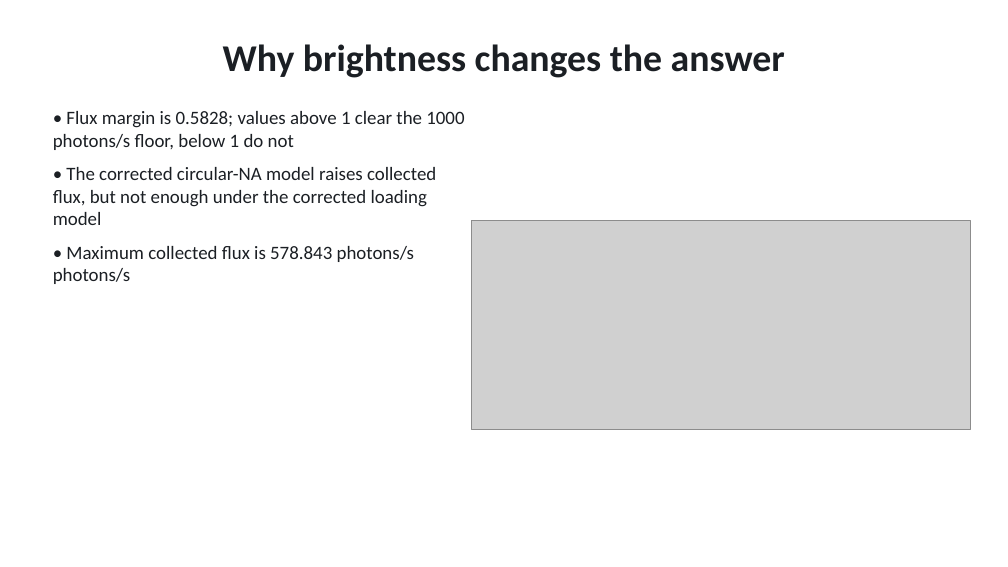
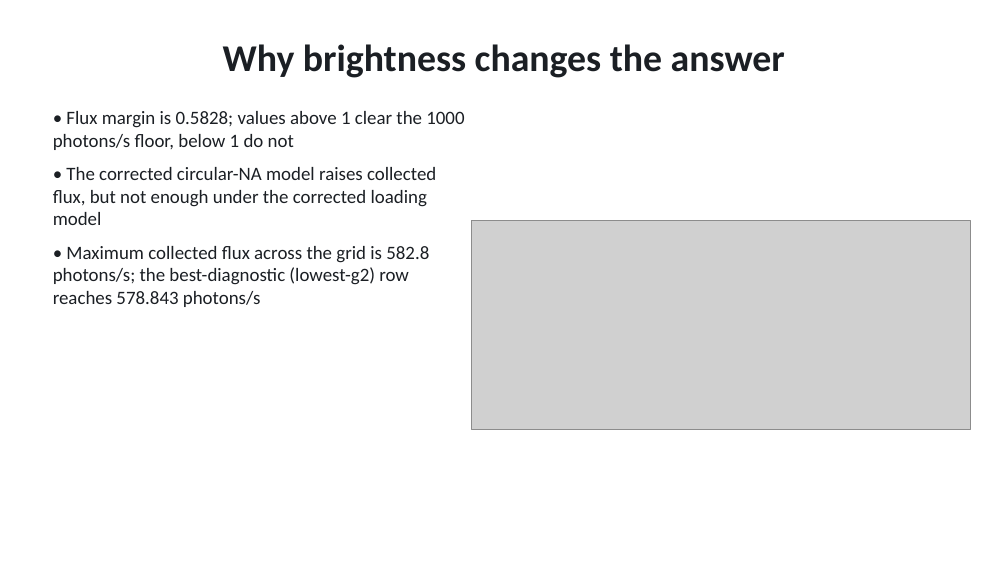
Before and after one commit to Alpharceus/qd-photon-sim, a slide deck: slide 15 of out/presentation/qd_edge_sps.pptx. Drawn at 1008x567 pixels with LibreOffice and Linux fonts; fonts in the diff are those of the drawing; grey boxes stand for pictures. Boxes give left, top, right and bottom in pixels: in the first picture for what was removed or moved away, otherwise in the second. Text is boxed around its words. In the diff, an @@ line names an element or a change of style, - is before the commit and + after.

```diff
--- a/out/presentation/qd_edge_sps.pptx
+++ b/out/presentation/qd_edge_sps.pptx
@@ text at (53, 246, 429, 307): text changed @@
-• Maximum collected flux is 578.843 photons/s photons/s
+• Maximum collected flux across the grid is 582.8 photons/s; the best-diagnostic (lowest-g2) row reaches 578.843 photons/s
```
Also in this commit, not shown: 14 other files.
